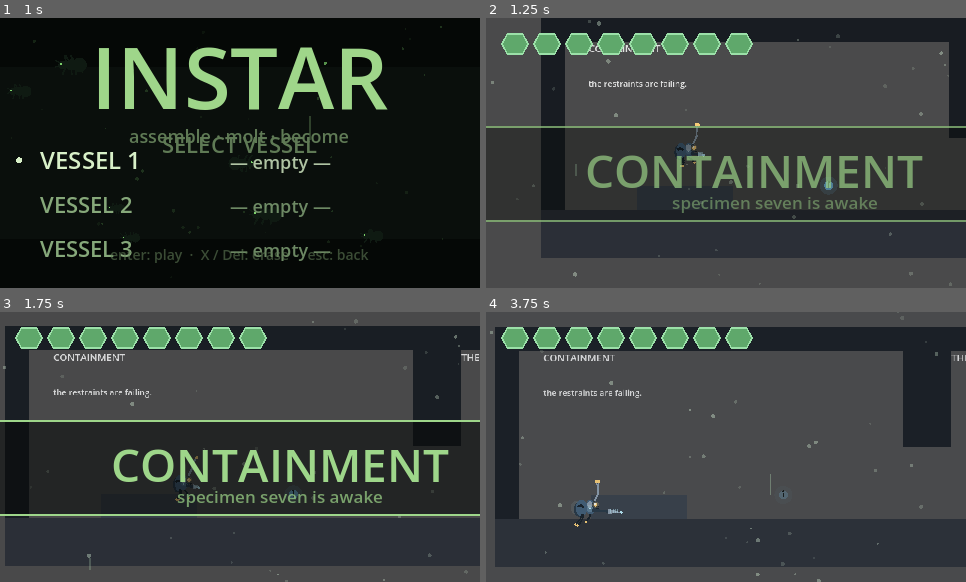
Above: before the commit, frames 1-4 (two rows, left to right).
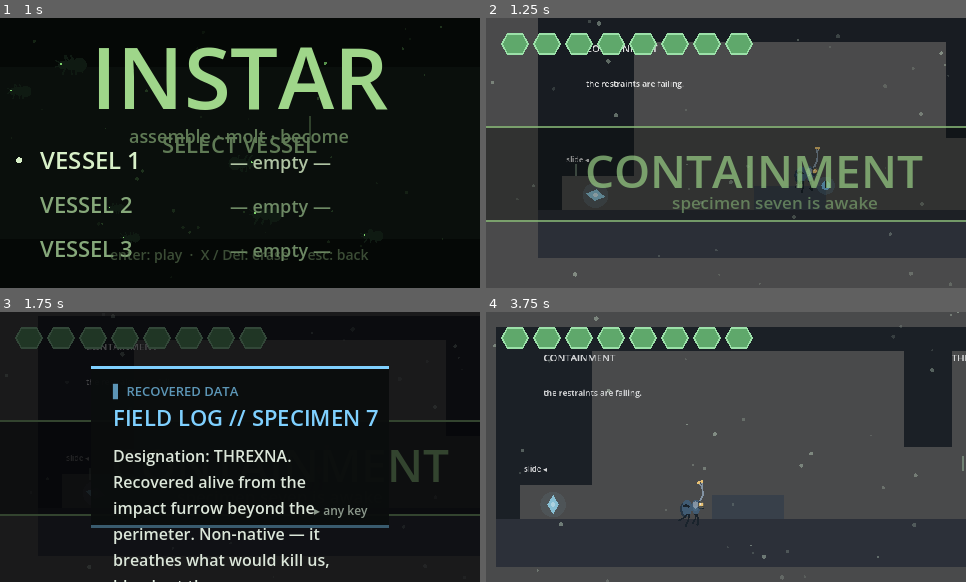
Above: after the commit, the same moments.

Repository: AdventurousArdvark/Bugvania
Game: Godot game, scene res://scenes/title.tscn
Same seed, same stepped clock (60 frames per second), same inputs: the game is played once before the commit and once after it.
Inputs (mouse positions are in pixels of both pictures, inside the frame that each line leads up to):
- Up to frame 1 (1 s): tap Enter (pause) at 0.5 s; move the mouse to (345, 139) at 0.52 s; hold D (move_right) from 0.53 s (still down); hold Ctrl (slide) from 0.53 s (still down); tap Shift (dash) at 0.6 s; click (345, 139) at 0.67 s; tap Space (jump) at 0.77 s
- Up to frame 2 (1.25 s): keep holding D (move_right); keep holding Ctrl (slide); tap Space (jump) at 1.07 s
- Up to frame 3 (1.75 s): release D (move_right) at 1.25 s; release Ctrl (slide) at 1.25 s; drag from (144, 460) to (268, 430) at 1.27 s
- Up to frame 4 (3.75 s): move the mouse to (774, 387) at 2.02 s; hold A (move_left) 2.03-2.75 s; tap Space (jump) at 2.1 s; tap Shift (dash) at 2.3, 3.6 s; drag from (702, 501) to (822, 495) at 2.77 s; move the mouse to (870, 487) at 3.52 s; hold D (move_right) from 3.53 s (still down)

Frame 1 is identical in both runs. In frame 2, 7.6% of the frame differs, in the area x 10-97%, y 0-89%; in frame 3, 80%, in the area x 0-100%, y 0-100%; in frame 4, 8.9%.

Commit message:
added ship parts to regions and updated prologue

Diff:
--- a/scripts/hud.gd
+++ b/scripts/hud.gd
@@ -131,6 +131,14 @@
 			var ax := x0 + i * 14.0
 			c.draw_circle(Vector2(ax + 5.0, ay + 6.0), 5.0, POD_ON if i < _missiles else POD_OFF)
 
+	# Ship-fragment salvage tally, top-right — your reason to explore.
+	if _player != null and _player.has_method("fragment_count"):
+		var got := int(_player.fragment_count())
+		if got > 0:
+			var txt := "SHIP FRAGMENTS  %d / 5" % got
+			c.draw_string(_font, Vector2(c.size.x - 230.0, 28.0), txt,
+				HORIZONTAL_ALIGNMENT_RIGHT, 214.0, 14, Color("#9fe6ff"))
+
 	# Boss bar at the BOTTOM center, clear of the top-left chitin plates.
 	if _boss_show:
 		var vw := c.size.x
--- a/scripts/mod_glimmerwet.gd
+++ b/scripts/mod_glimmerwet.gd
@@ -20,6 +20,15 @@
 	f.global_position = Vector2(150.0 * T, fl - 5.0 * T)
 	f.set("room_bounds", w._rooms["W1"].grow(-T))
 	w.label(Vector2(138.0 * T, fl - 9.0 * T), "THE GLIMMER")
+	# FRAGMENT III — high ledge, reachable only with double-jump (the Lantern's gift).
+	w.slab(155.0 * T, 159.0 * T, fl - 5.0 * T, fl - 4.0 * T, F)
+	var fc := ShipPart.new()
+	fc.fragment_id = "frag_glimmer_high"
+	fc.display_name = "RESONANCE COIL"
+	fc.required = "has_double_jump"
+	fc.position = Vector2(157.0 * T, fl - 5.6 * T)
+	w.add_child(fc)
+	w.label(Vector2(154.0 * T, fl - 6.1 * T), "double-jump ▲", 10)
 
 	# W2 — THE LANTERNS (apex arena; seals until THE LANTERN-MOTHER falls)
 	w.register_room("W2", Rect2(162.0 * T, fl - 12.0 * T, 32.0 * T, 14.0 * T), Vector2(163.0 * T, fl - T), "glimmerwet")
--- a/scripts/mod_hollow.gd
+++ b/scripts/mod_hollow.gd
@@ -16,6 +16,26 @@
 	w.slab(38.0 * T, 62.0 * T, 0.0, 2.0 * T, F)
 	w.slab(46.0 * T, 48.0 * T, -2.0 * T, -1.0 * T, F)
 	w.label(Vector2(40.0 * T, -8.0 * T), "THE MAW")
+	# FRAGMENT II — up a grip slot: needs wall-grip (the Burrower's gift, this region).
+	w.slab(56.0 * T, 57.0 * T, -9.0 * T, 0.0, Wc)         # slot wall
+	w.slab(60.0 * T, 61.0 * T, -9.0 * T, -5.0 * T, Wc)    # opposite slot wall (climb between)
+	w.slab(56.0 * T, 61.0 * T, -9.0 * T, -8.0 * T, F)     # alcove ceiling/ledge at top
+	var fb := ShipPart.new()
+	fb.fragment_id = "frag_maw_grip"
+	fb.display_name = "STABILIZER FIN"
+	fb.required = "has_wall_jump"
+	fb.position = Vector2(58.5 * T, -8.6 * T)
+	w.add_child(fb)
+	w.label(Vector2(56.0 * T, -4.0 * T), "grip ▲", 10)
+	# FRAGMENT V — a high ledge needing double-jump (backtrack here from Glimmerwet).
+	w.slab(42.0 * T, 45.0 * T, -5.5 * T, -4.5 * T, F)     # ledge ~4.5T up
+	var fe := ShipPart.new()
+	fe.fragment_id = "frag_maw_high"
+	fe.display_name = "COOLANT CELL"
+	fe.required = "has_double_jump"
+	fe.position = Vector2(43.5 * T, -6.1 * T)
+	w.add_child(fe)
+	w.label(Vector2(42.0 * T, -6.6 * T), "double-jump ▲", 10)
 
 	# H2 — THE GULLET (first combat: patroller, flyer, a spike strip)
 	w.register_room("H2", Rect2(62.0 * T, -10.0 * T, 26.0 * T, 12.0 * T), Vector2(63.0 * T, -T), "hollow")
@@ -37,6 +57,19 @@
 	f.global_position = Vector2(82.0 * T, -6.0 * T)
 	f.set("room_bounds", w._rooms["H2"].grow(-T))
 	w.label(Vector2(63.0 * T, -9.0 * T), "THE GULLET")
+	# FRAGMENT IV — sealed behind a wall only MISSILES break (a later found ability).
+	var bw := BreakableWall.new()
+	bw.block = Vector2(T, 3.0 * T)
+	bw.requires_missile = true
+	bw.position = Vector2(85.0 * T, -1.5 * T)
+	w.add_child(bw)
+	var fd := ShipPart.new()
+	fd.fragment_id = "frag_gullet_seal"
+	fd.display_name = "IGNITION CORE"
+	fd.required = "has_missiles"
+	fd.position = Vector2(86.5 * T, -T)
+	w.add_child(fd)
+	w.label(Vector2(83.0 * T, -4.0 * T), "missiles ▸", 10)
 
 	# H3 — THE CRAW (apex arena; seals until THE BURROWER falls)
 	w.register_room("H3", Rect2(88.0 * T, -11.0 * T, 32.0 * T, 13.0 * T), Vector2(89.0 * T, -T), "hollow")
--- a/scripts/mod_intro.gd
+++ b/scripts/mod_intro.gd
@@ -17,8 +17,17 @@
 	w.register_room("I1", Rect2(0.0, -8.0 * T, 18.0 * T, 10.0 * T), Vector2(3.0 * T, -T), "intro")
 	w.frame(0.0, 18.0 * T, -8.0 * T, 2.0 * T, false, true, 0.0, 0.0, Wc)
 	w.slab(0.0, 18.0 * T, 0.0, 2.0 * T, F)
-	w.slab(4.0 * T, 8.0 * T, -T, 0.0, "#3a414b")          # the restraint table you wake on
-	w.set_spawn("I1", Vector2(5.0 * T, -2.0 * T))
+	w.slab(9.0 * T, 12.0 * T, -T, 0.0, "#3a414b")         # the restraint table you wake on
+	w.set_spawn("I1", Vector2(10.0 * T, -2.0 * T))
+	# FRAGMENT I — a hull shard in a vent you can only SLIDE under (the prologue gift).
+	w.slab(1.0 * T, 4.0 * T, -8.0 * T, -1.4 * T, Wc)      # low overhang: standing height blocked
+	var fa := ShipPart.new()
+	fa.fragment_id = "frag_vent"
+	fa.display_name = "HULL SHARD"
+	fa.required = "has_slide"
+	fa.position = Vector2(2.4 * T, -0.6 * T)
+	w.add_child(fa)
+	w.label(Vector2(1.2 * T, -2.3 * T), "slide ◂", 10)
 	w.label(Vector2(2.0 * T, -7.0 * T), "CONTAINMENT")
 	w.label(Vector2(2.0 * T, -5.5 * T), "the restraints are failing.", 11)
 	var dl := Datalog.new()
--- a/scripts/player.gd
+++ b/scripts/player.gd
@@ -128,6 +128,10 @@
 var _airspeed_mult: float = 1.0
 var _knock_mult: float = 1.0
 var _is_sliding := false
+var _slide_shrunk := false
+var _slide_orig_h: float = 0.0
+var _slide_orig_pos: Vector2 = Vector2.ZERO
+var _fragments: Dictionary = {}      # ship-part id -> true
 var _is_wall_sliding := false
 var _facing := 1
 var _iframes := 0.0
@@ -295,6 +299,29 @@
 func owned_keys() -> Array:
 	return _owned.keys()
 
+# --- ship fragments (salvage) ---------------------------------------------
+
+func collect_fragment(id: String) -> bool:
+	if _fragments.has(id):
+		return false
+	_fragments[id] = true
+	return true
+
+func has_fragment(id: String) -> bool:
+	return _fragments.has(id)
+
+func fragment_count() -> int:
+	return _fragments.size()
+
+func fragment_ids() -> Array:
+	return _fragments.keys()
+
+func restore_fragments(ids: Variant) -> void:
+	_fragments.clear()
+	if ids is Array:
+		for i in ids:
+			_fragments[str(i)] = true
+
 func restore_grafts(owned: Array, capacity: int) -> void:
 	_owned.clear()
 	for k in owned:
@@ -527,8 +554,40 @@
 	if Input.is_action_just_pressed("slide") and absf(velocity.x) > slide_min_speed:
 		_is_sliding = true
 		velocity.x = _facing * slide_speed
-		# $StandShape.disabled = true
-		# $SlideShape.disabled = false
+		_set_slide_shape(true)
+
+
+func _set_slide_shape(on: bool) -> void:
+	# Best-effort morph-squeeze: shrink the player's collision height while sliding so
+	# a low gap is passable only mid-slide. Works for a Capsule or Rectangle shape.
+	var cs: CollisionShape2D = null
+	for c in get_children():
+		if c is CollisionShape2D:
+			cs = c
+			break
+	if cs == null or cs.shape == null:
+		return
+	var shp := cs.shape
+	if on and not _slide_shrunk:
+		_slide_orig_pos = cs.position
+		if shp is CapsuleShape2D:
+			_slide_orig_h = (shp as CapsuleShape2D).height
+			var nh: float = maxf((shp as CapsuleShape2D).radius * 2.0, _slide_orig_h * 0.5)
+			(shp as CapsuleShape2D).height = nh
+			cs.position = _slide_orig_pos + Vector2(0.0, (_slide_orig_h - nh) * 0.5)
+		elif shp is RectangleShape2D:
+			_slide_orig_h = (shp as RectangleShape2D).size.y
+			var nh2: float = _slide_orig_h * 0.5
+			(shp as RectangleShape2D).size.y = nh2
+			cs.position = _slide_orig_pos + Vector2(0.0, (_slide_orig_h - nh2) * 0.5)
+		_slide_shrunk = true
+	elif not on and _slide_shrunk:
+		if shp is CapsuleShape2D:
+			(shp as CapsuleShape2D).height = _slide_orig_h
+		elif shp is RectangleShape2D:
+			(shp as RectangleShape2D).size.y = _slide_orig_h
+		cs.position = _slide_orig_pos
+		_slide_shrunk = false
 
 
 func _process_slide(delta: float) -> void:
@@ -537,8 +596,7 @@
 	_try_jump()
 	if absf(velocity.x) < slide_min_speed or not is_on_floor() or Input.is_action_just_released("slide"):
 		_is_sliding = false
-		# $StandShape.disabled = false
-		# $SlideShape.disabled = true
+		_set_slide_shape(false)
 
 
 func _post_move() -> void:
--- /dev/null
+++ b/scripts/ship_part.gd
@@ -0,0 +1,61 @@
+extends Area2D
+class_name ShipPart
+## A piece of your wrecked ship, sitting out in the world behind an ability gate.
+## You SEE it on the first pass and can't reach it; you come back when you can.
+## Banks one fragment on the player and reveals it; doesn't respawn once taken.
+## Gating is PHYSICAL (geometry), so `required` is only for the codex/flavor hint.
+
+@export var fragment_id: String = ""
+@export var display_name: String = "SHIP FRAGMENT"
+@export var required: String = ""           # flavor: which graft this sits behind
+@export var color: Color = Color("#9fe6ff")
+
+var _t: float = 0.0
+var _taken := false
+
+func _ready() -> void:
+	collision_layer = 0
+	collision_mask = 3                       # the player (layer 1 or 2)
+	monitoring = true
+	if get_child_count() == 0:
+		var cs := CollisionShape2D.new()
+		var rs := RectangleShape2D.new()
+		rs.size = Vector2(26, 26)
+		cs.shape = rs
+		add_child(cs)
+	body_entered.connect(_on_body)
+	set_process(true)
+
+func _process(delta: float) -> void:
+	_t += delta
+	queue_redraw()
+
+func _draw() -> void:
+	if _taken:
+		return
+	var pulse := 0.65 + 0.35 * sin(_t * 3.0)
+	# a turning shard of hull
+	var r := 13.0
+	draw_circle(Vector2.ZERO, r + 4.0, Color(color.r, color.g, color.b, 0.14 * pulse))
+	var pts := PackedVector2Array()
+	for i in 4:
+		var a := _t * 0.8 + float(i) * PI * 0.5
+		var rad := r if (i % 2 == 0) else r * 0.6
+		pts.append(Vector2(cos(a), sin(a)) * rad)
+	draw_colored_polygon(pts, Color(color.r, color.g, color.b, 0.85))
+	draw_circle(Vector2.ZERO, 3.0, Color(0.9, 0.98, 1.0, pulse))
+
+func _on_body(b: Node) -> void:
+	if _taken or not b.is_in_group("player"):
+		return
+	if not b.has_method("collect_fragment"):
+		return
+	if b.collect_fragment(fragment_id):
+		_taken = true
+		Audio.play("charge_ready")
+		get_tree().call_group("game", "reveal", fragment_id, display_name)
+		get_tree().call_group("level", "save_progress")
+		var tw := create_tween()
+		tw.tween_property(self, "scale", Vector2(1.6, 1.6), 0.25)
+		tw.parallel().tween_property(self, "modulate:a", 0.0, 0.25)
+		tw.tween_callback(queue_free)
--- a/scripts/world.gd
+++ b/scripts/world.gd
@@ -201,7 +201,10 @@
 		_cam = _find_camera(_player)
 		if _player.has_signal("died"):
 			_player.died.connect(_respawn)
-		_apply_abilities(data)
+		if data.is_empty():
+			_new_game_loadout()
+		else:
+			_apply_abilities(data)
 	else:
 		label(spawn + Vector2(-3.0 * T, -2.0 * T), "▶ set player_scene to spawn here")
 	if _cam != null:
@@ -222,6 +225,21 @@
 		menu.bind(_player)
 		menu.set_map_source(self)
 
+func _new_game_loadout() -> void:
+	# A captured specimen with none of the planet's parts yet — only its own slip.
+	if _player == null:
+		return
+	_player.set("has_slide", true)
+	for k in ["has_wall_jump", "has_dash", "has_double_jump",
+			"has_charge", "has_ice", "has_wave", "has_missiles"]:
+		_player.set(k, false)
+	_player.set("charge_active", false)
+	_player.set("ice_active", false)
+	_player.set("wave_active", false)
+	_player.set("missiles", 0)
+	if _player.has_method("restore_grafts"):
+		_player.restore_grafts(["has_slide"], 4)
+
 func _apply_abilities(data: Dictionary) -> void:
 	if _player == null or data.is_empty():
 		return
@@ -238,6 +256,8 @@
 		var cap := int(data.get("graft_capacity", 4))
 		_player.restore_grafts(owned if owned is Array else [], cap)
 	Codex.load_array(data.get("logs", []))
+	if _player.has_method("restore_fragments"):
+		_player.restore_fragments(data.get("fragments", []))
 
 func save_progress() -> void:
 	if _player == null:
@@ -261,6 +281,7 @@
 		"checkpoint": [_checkpoint.x, _checkpoint.y],
 		"visited": vis,
 		"logs": Codex.to_array(),
+		"fragments": _player.fragment_ids() if _player.has_method("fragment_ids") else [],
 	})
 
 func _respawn() -> void:
Binary file added: scripts/fragments_map.png
Not shown, added: scripts/fragments_map.png.import
Not shown, added: scripts/ship_part.gd.uid
